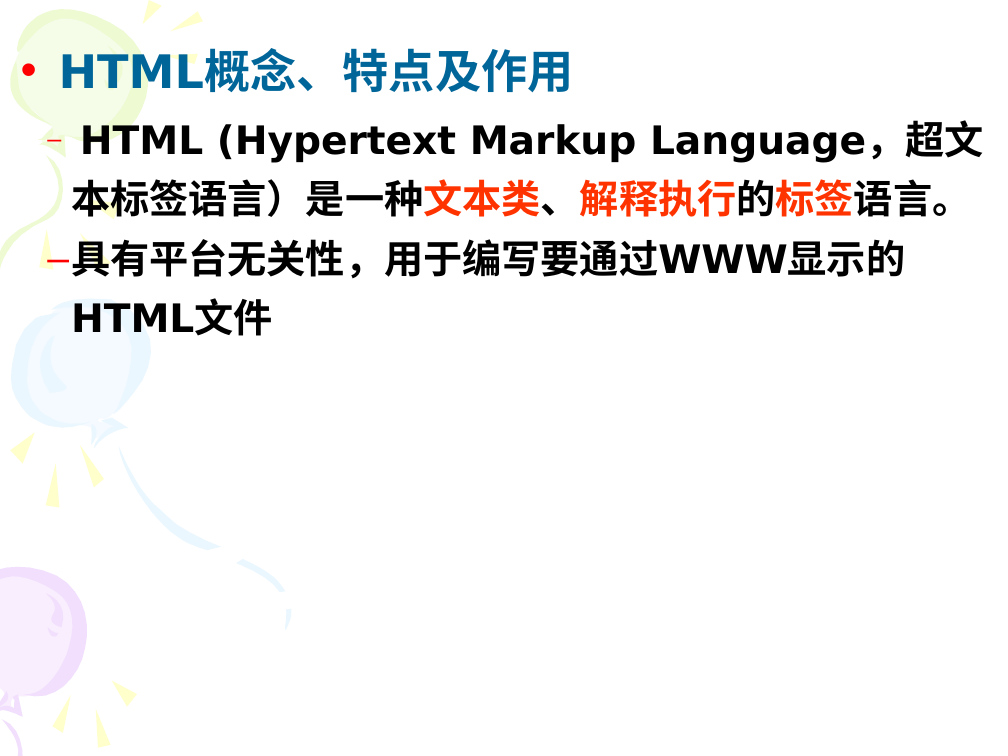
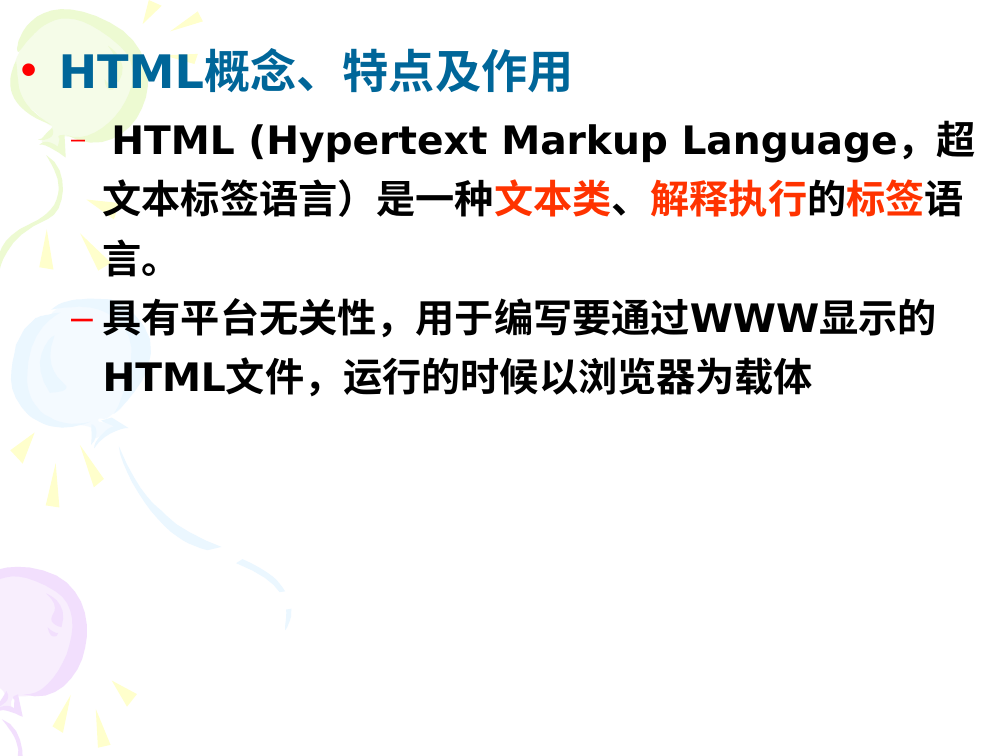
Before and after one commit to tyza66/ChinaSoftTraining-Part1, a slide deck: slide 3 of 代码/0420/前端第三版课件/第1讲 HTML概述与HTML文件.ppt. Drawn at 1008x756 pixels with LibreOffice and Linux fonts; fonts in the diff are those of the drawing. Boxes give left, top, right and bottom in pixels: in the first picture for what was removed or moved away, otherwise in the second. Text is boxed around its words. In the diff, an @@ line names an element or a change of style, - is before the commit and + after.

```diff
--- a/代码/0420/前端第三版课件/第1讲 HTML概述与HTML文件.ppt
+++ b/代码/0420/前端第三版课件/第1讲 HTML概述与HTML文件.ppt
@@ text at (x1=103, y1=122, x2=976, y2=277): indent changed @@
@@ text at (x1=103, y1=298, x2=937, y2=396): text changed @@
-  – 具有平台无关性，用于编写要通过WWW显示的HTML文件
+  – 具有平台无关性，用于编写要通过WWW显示的HTML文件，运行的时候以浏览器为载体
```
Also in this commit, not shown: 33 other slides changed, 2 slides added, 2 slides removed, 25 other files.
